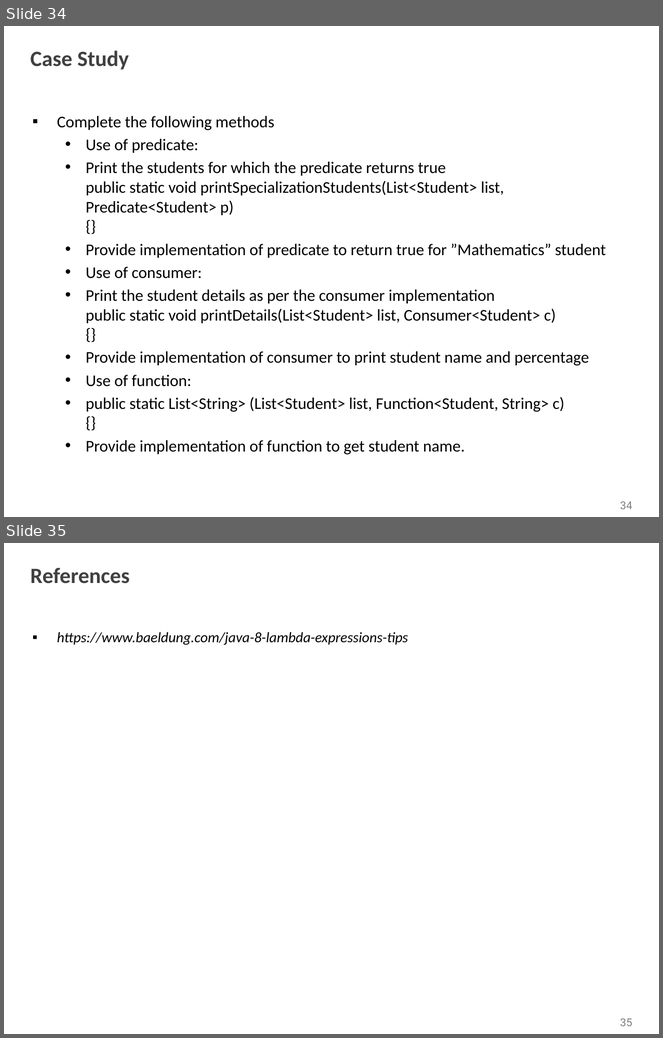
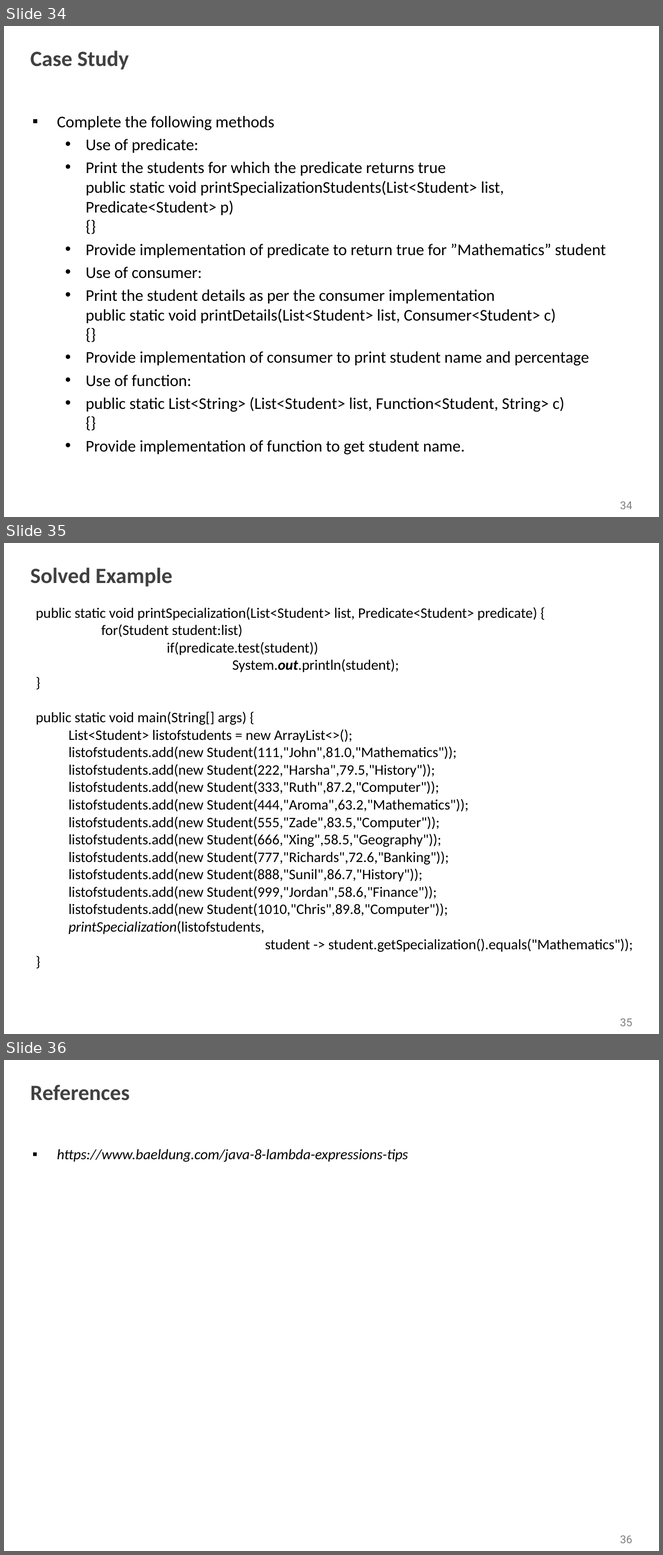
Before and after one commit to shalini06mittal/NCPIWS, a slide deck: ppt/Interfaces.pptx. Shown one above the other, each under a label of ours: slides 34 and 35 before the commit, slides 34, 35 and 36 after it. The pictures are 663x1038 and 663x1555 pixels, drawn with LibreOffice and Linux fonts; fonts in the diff are those of the drawing; background and template pictures are left out. Boxes give left, top, right and bottom in pixels: in the first picture for what was removed or moved away, otherwise in the second. Text is boxed around its words. In the diff, an @@ line names an element or a change of style, - is before the commit and + after.

```diff
--- a/ppt/Interfaces.pptx
+++ b/ppt/Interfaces.pptx
@@ slide 35 added at <box>4,543,659,1034</box>, background picture (left out); not listed: 1 template element that a slide beside it also shows @@
@@ title added at <box>31,567,172,587</box>, 24 pt, text #404040, bold @@
+Solved Example
@@ text added at <box>36,607,633,952</box>, 16 pt, text #000000 @@
+public static void printSpecialization(List<Student> list, Predicate<Student> predicate) {
+for(Student student:list)
+if(predicate.test(student))
+System.out.println(student);
+}
+public static void main(String[] args) {
+  List<Student> listofstudents = new ArrayList<>();
+  listofstudents.add(new Student(111,"John",81.0,"Mathematics"));
+  listofstudents.add(new Student(222,"Harsha",79.5,"History"));
+  listofstudents.add(new Student(333,"Ruth",87.2,"Computer"));
+  listofstudents.add(new Student(444,"Aroma",63.2,"Mathematics"));
+  listofstudents.add(new Student(555,"Zade",83.5,"Computer"));
+  listofstudents.add(new Student(666,"Xing",58.5,"Geography"));
+  listofstudents.add(new Student(777,"Richards",72.6,"Banking"));
+  listofstudents.add(new Student(888,"Sunil",86.7,"History"));
+  listofstudents.add(new Student(999,"Jordan",58.6,"Finance"));
+  listofstudents.add(new Student(1010,"Chris",89.8,"Computer"));
+  printSpecialization(listofstudents,
+  student -> student.getSpecialization().equals("Mathematics"));
+}
@@ what was slide 35 is now slide 36 @@
@@ page number at <box>620,1536,633,1544</box>: text changed @@
-35
+36
```
Also in this commit, not shown: 7 other files.
